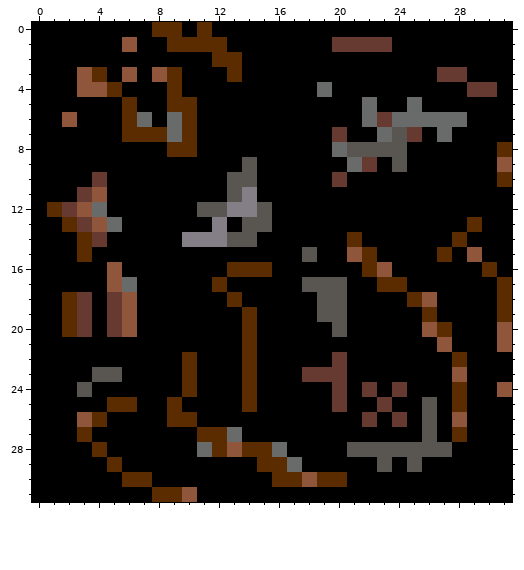
Pixel-art sprite: assets/images/cave_wall.png. Above is the file before it was changed.
The file is 32x32 pixels.
New version:
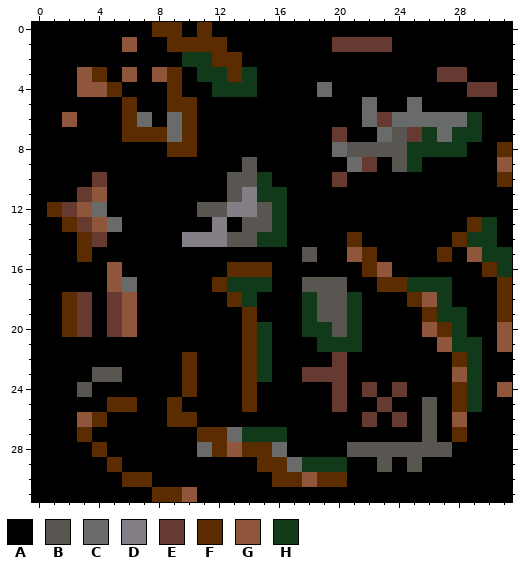
Palette (. is transparent): A #000000  B #595652  C #696a6a  D #847e87  E #663931  F #5a2c00  G #8f563b  H #113a1a
Change:
Colour H replaces colour A in row 2 at x 10 to 11; in row 3 at x 11 to 12 and 14; in row 4 at x 12 to 14; in row 6 at x 29; in row 7 at x 26 and 28 to 29; in row 8 at x 25 to 28.
Colour H replaces colour A in row 9 at x 25; in row 10 at x 15; in row 11 at x 15 to 16; in row 12 at x 16; in row 13 at x 16 and 30; in row 14 at x 15 to 16 and 29 to 30.
Colour H replaces colour A in row 15 at x 30 to 31; in row 16 at x 31; in row 17 at x 13 to 15 and 25 to 27; in row 18 at x 14, 18, 21 and 27; in row 19 at x 18, 21 and 27 to 28; in row 20 at x 15, 18 to 19, 21 and 28.
Colour H replaces colour A in row 21 at x 15, 19 to 21 and 28 to 29; in rows 22 to 23 at x 15 and 29; in rows 24 to 25 at x 29; in row 27 at x 14 to 16; in row 29 at x 18 to 20.
Changed places in both pictures, as pixel boxes (x1, y1, x2, y2):
changed: (182, 52, 257, 97)
changed: (227, 112, 512, 412)
changed: (242, 427, 347, 472)
